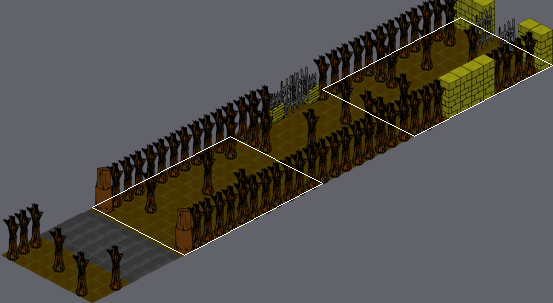
Tiled map -- data/forrest_wolf01.tmx. Above: a wide view before the commit, with the close-up outlined.
Close-up. Before the commit:
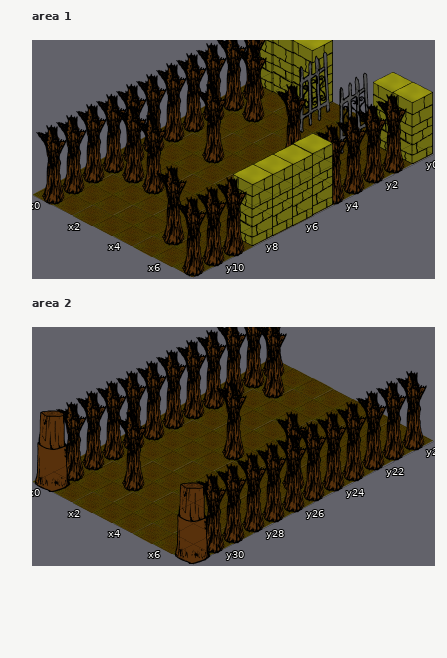
Cells are 250x129 px. Isometric: x runs down to the right, y down to the left. Shown: area 1 x 0..7, y 0..11; area 2 x 0..7, y 20..31. The commit also changed other parts of the map, which this record leaves out.
And afterwards:
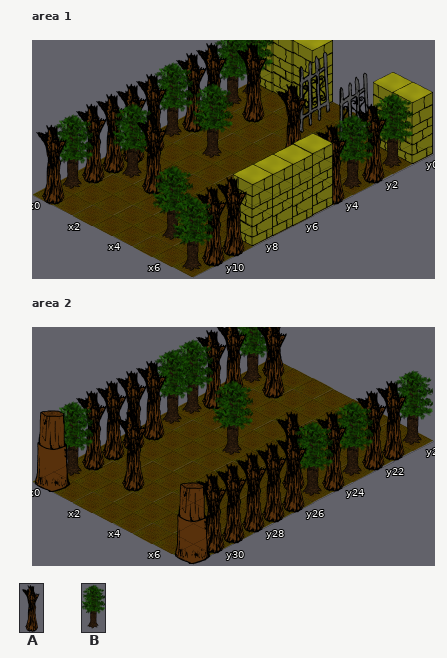
Key: from "walls_image": A 11, B 15.
_ is an empty cell, . an unchanged one.
The exact change:
--- layer "walls_layer", area 1
@@ x 0..7 @@
- 1 A......A
- 2 A.......
- 3 .......A
+ 1 B......B
+ 2 B.......
+ 3 .......B
@@ x 0..2 @@
- 5 A.A
+ 5 B.B
@@ x 1..1 @@
- 8 A
+ 8 B
@@ x 0..7 @@
-10 A....A..
-11 .......A
+10 B....B..
+11 .......B
--- layer "walls_layer", area 2
@@ x 0..7 @@
-20 .......A
-21 A.......
+20 .......B
+21 B.......
@@ x 0..7 @@
-23 .......A
-24 A.......
-25 A..A...A
+23 .......B
+24 B.......
+25 B..B...B
@@ x 0..0 @@
-30 A
+30 B
